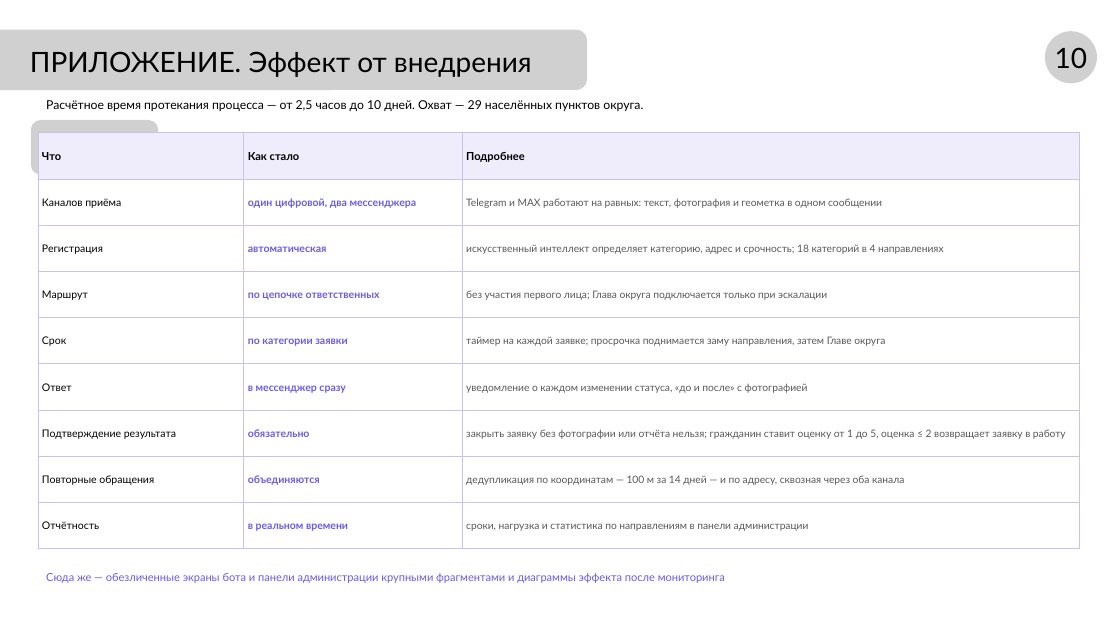
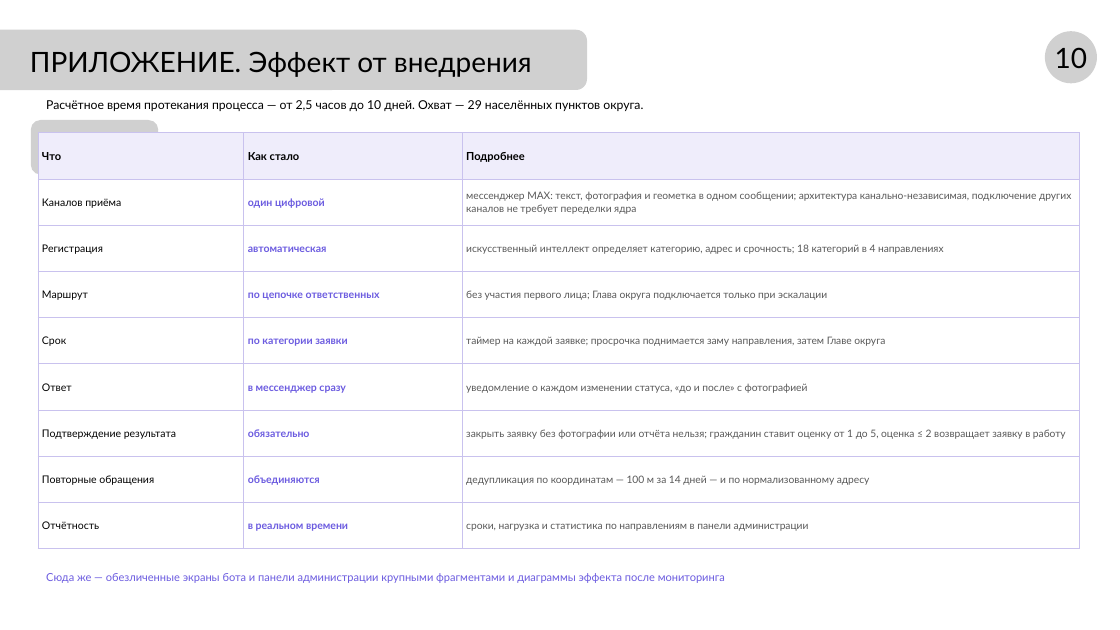
Before and after one commit to NiceGenn/Team-28-progress, a slide deck: slide 11 of файлы/prezentaciya-chernovik.pptx. Drawn at 1120x630 pixels with LibreOffice and Linux fonts; fonts in the diff are those of the drawing; grey boxes stand for pictures. Boxes give left, top, right and bottom in pixels: in the first picture for what was removed or moved away, otherwise in the second. Text is boxed around its words. In the diff, an @@ line names an element or a change of style, - is before the commit and + after.

```diff
--- a/файлы/prezentaciya-chernovik.pptx
+++ b/файлы/prezentaciya-chernovik.pptx
@@ table at (38,133,1080,549) @@
-row 2, column 2: один цифровой, два мессенджера
+row 2, column 2: один цифровой
-row 2, column 3: Telegram и MAX работают на равных: текст, фотография и геометка в одном сообщении
+row 2, column 3: мессенджер MAX: текст, фотография и геометка в одном сообщении; архитектура канально-независимая, подключение других каналов не требует переделки ядра
-row 8, column 3: дедупликация по координатам — 100 м за 14 дней — и по адресу, сквозная через оба канала
+row 8, column 3: дедупликация по координатам — 100 м за 14 дней — и по нормализованному адресу
```
Also in this commit, not shown: 3 other slides changed, 12 other files.
